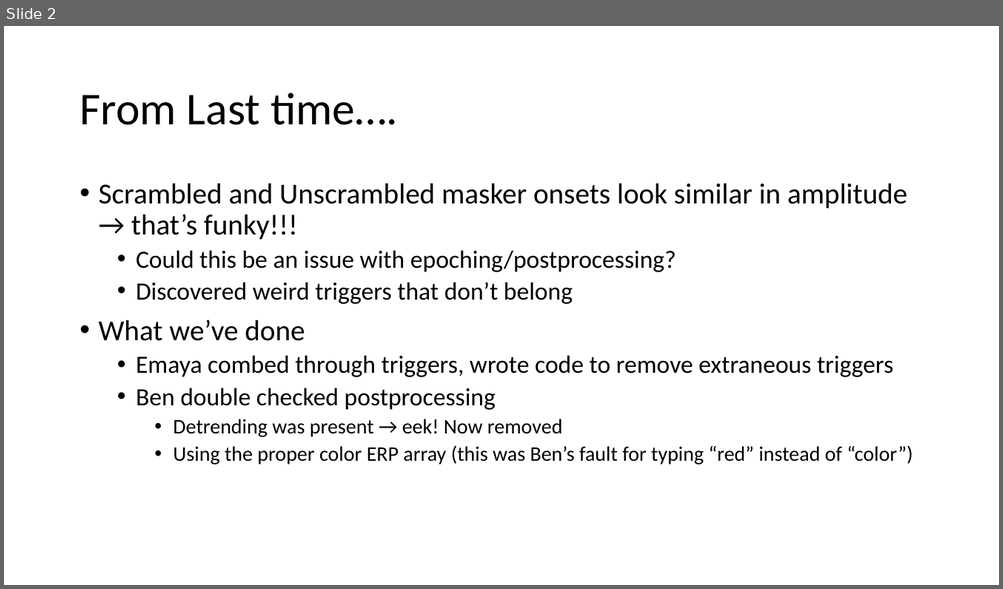
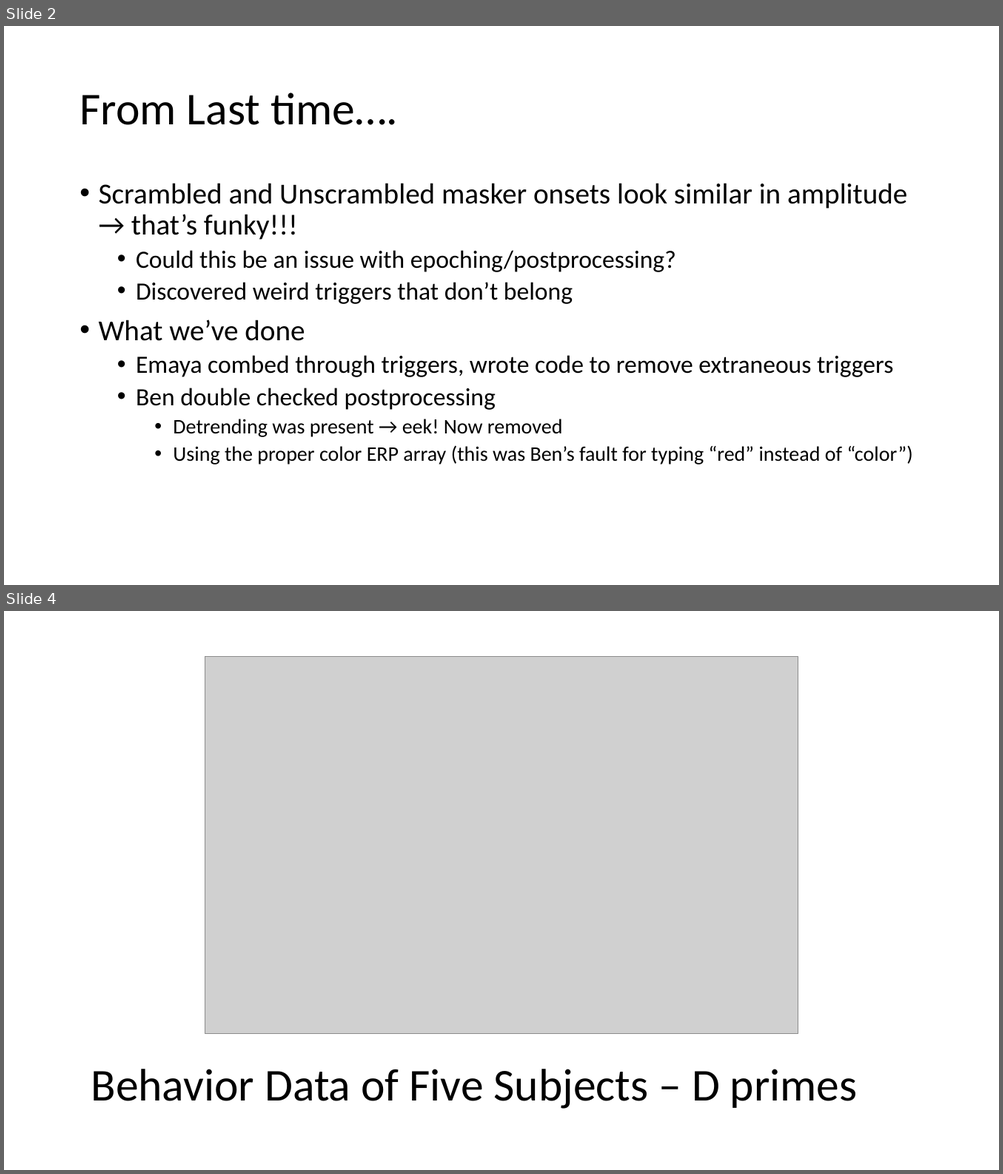
Before and after one commit to crepetti/fNIRSandGerbils, a slide deck: Casual Figures/fNIRSandGerbils Update 1-29.pptx. Shown one above the other, each under a label of ours: slide 2 before the commit, slides 2 and 4 after it; the slides between them are not shown. The pictures are 1003x589 and 1003x1174 pixels, drawn with LibreOffice and Linux fonts; fonts in the diff are those of the drawing; grey boxes stand for pictures. Boxes give left, top, right and bottom in pixels: in the first picture for what was removed or moved away, otherwise in the second. Text is boxed around its words. In the diff, an @@ line names an element or a change of style, - is before the commit and + after.

Commit message:
behavior and remaining latency differences

```diff
--- a/Casual Figures/fNIRSandGerbils Update 1-29.pptx
+++ b/Casual Figures/fNIRSandGerbils Update 1-29.pptx
@@ slide 4 added at (x1=4, y1=611, x2=999, y2=1170), background #FFFFFF @@
@@ picture added at (x1=205, y1=657, x2=798, y2=1034) @@
@@ title added at (x1=91, y1=1069, x2=857, y2=1109), 44 pt, text #000000 @@
+Behavior Data of Five Subjects – D primes
```
Also in this commit, not shown: 1 other slide added, 10 other files.
